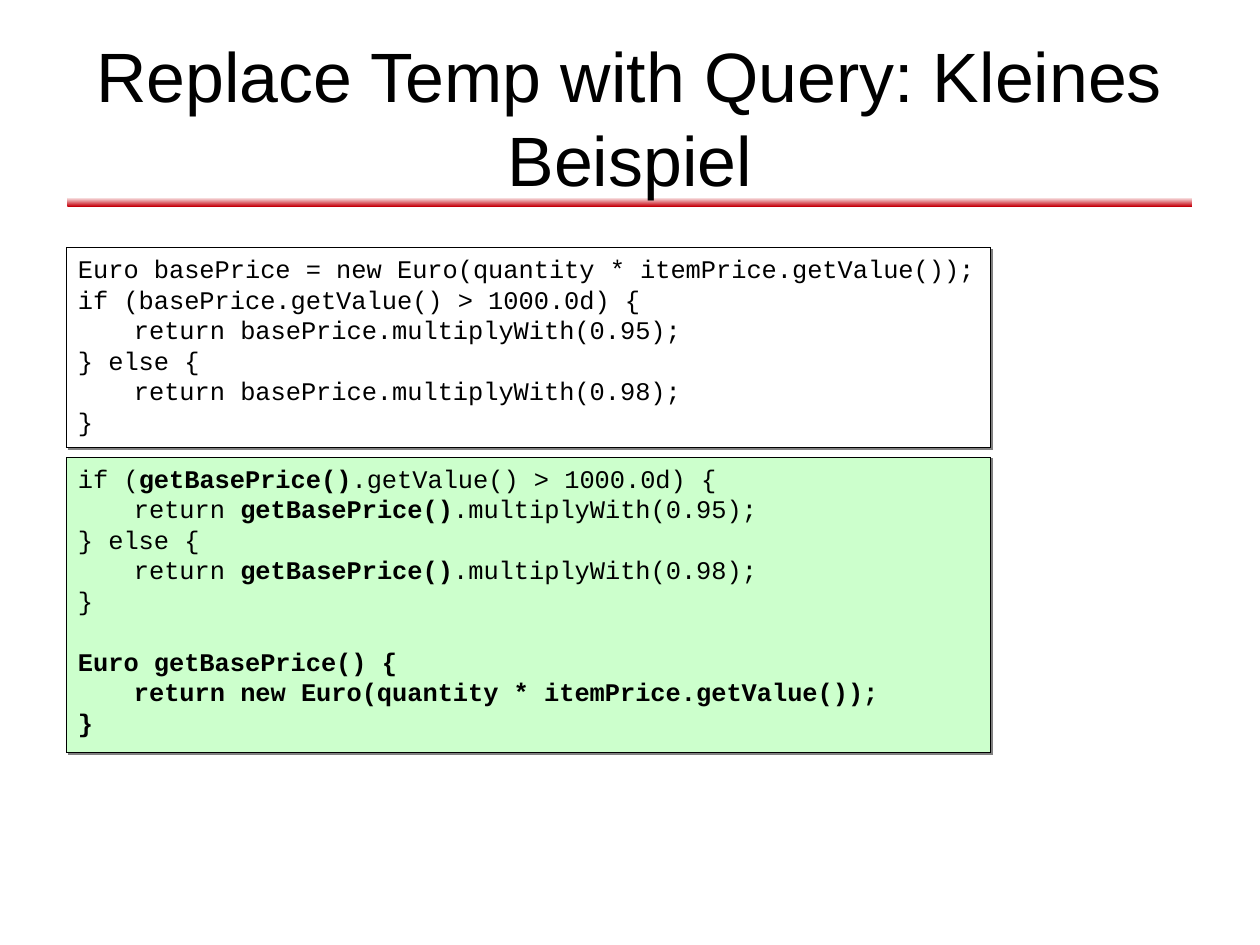
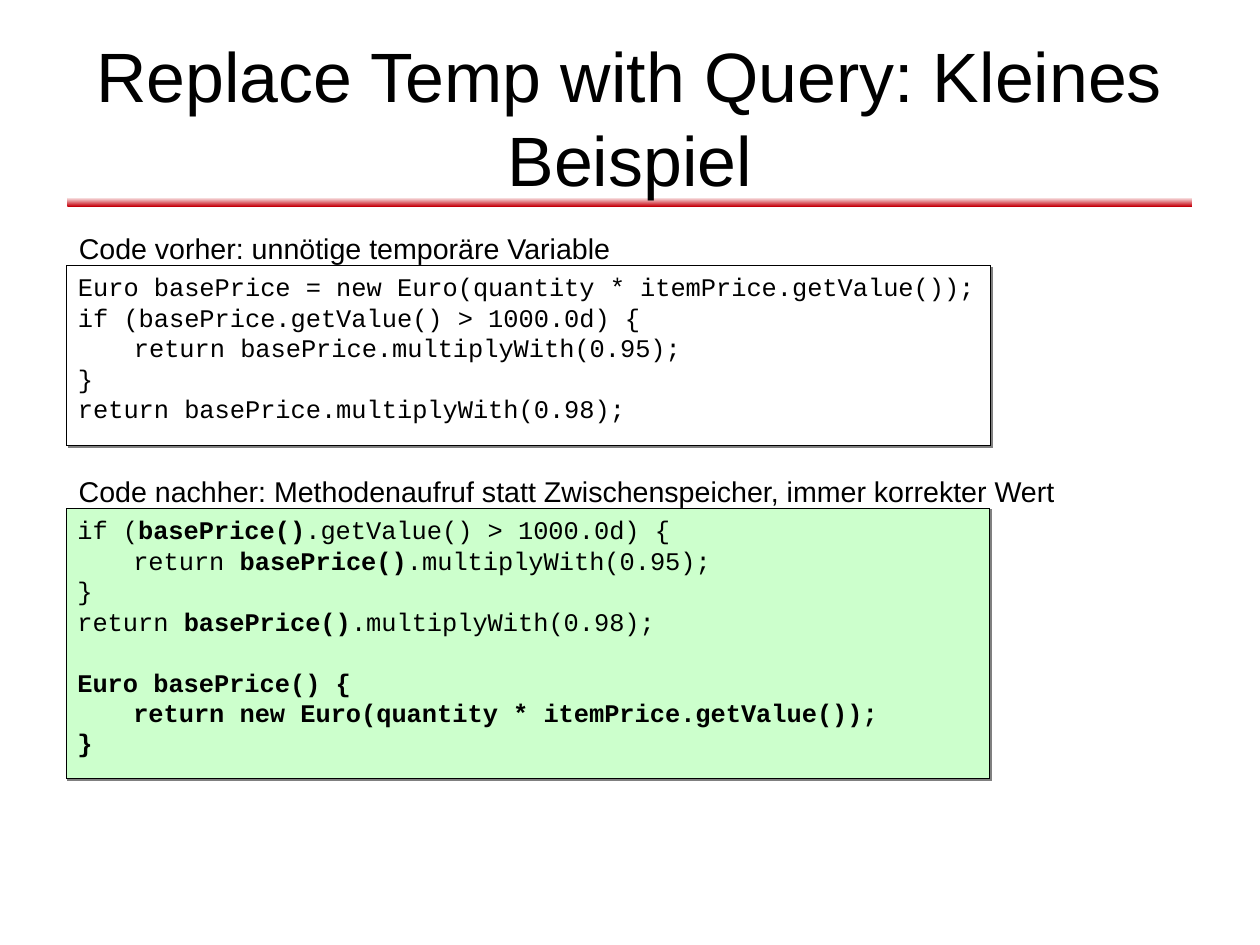
Before and after one commit to dlindner/vorlesung-se2-dhbw, a slide deck: slide 43 of added_2010/Refactoring (2010).odp. Drawn at 1260x945 pixels with LibreOffice and Linux fonts; fonts in the diff are those of the drawing; background and template pictures are left out. Boxes give left, top, right and bottom in pixels: in the first picture for what was removed or moved away, otherwise in the second. Text is boxed around its words. In the diff, an @@ line names an element or a change of style, - is before the commit and + after.

```diff
--- a/added_2010/Refactoring (2010).odp
+++ b/added_2010/Refactoring (2010).odp
@@ text added at [79, 238, 610, 264], 18 pt, text #000000 @@
+Code vorher: unnötige temporäre Variable
@@ text in rectangle at [66, 265, 990, 445]: paragraph removed @@
-}
@@ rectangle "Euro basePrice = new Euro(quantity ...": place and size @@
-rectangle "Euro basePrice = new Euro(quantity ..." at [66, 248, 990, 448]
+rectangle "Euro basePrice = new Euro(quantity ..." at [66, 265, 990, 445]
@@ text in rectangle at [108, 351, 169, 371]: text changed @@
-} else {
+}
@@ rectangle "if (basePrice().getValue() > 1000.0d) {": place and size @@
-rectangle "if (basePrice().getValue() > 1000.0d) {" at [66, 457, 990, 752]
+rectangle "if (basePrice().getValue() > 1000.0d) {" at [66, 509, 990, 779]
@@ text added at [79, 481, 1055, 507], 18 pt, text #000000 @@
+Code nachher: Methodenaufruf statt Zwischenspeicher, immer korrekter Wert
@@ text in rectangle at [77, 521, 711, 576]: text changed @@
-if (getBasePrice().getValue() > 1000.0d) {
-return getBasePrice().multiplyWith(0.95);
-} else {
-return getBasePrice().multiplyWith(0.98);
+if (basePrice().getValue() > 1000.0d) {
+return basePrice().multiplyWith(0.95);
@@ text in rectangle at [77, 612, 655, 698]: text changed @@
-Euro getBasePrice() {
+return basePrice().multiplyWith(0.98);
+Euro basePrice() {
```
Also in this commit, not shown: 3 other slides changed, 5 slides added, 3 slides removed.
